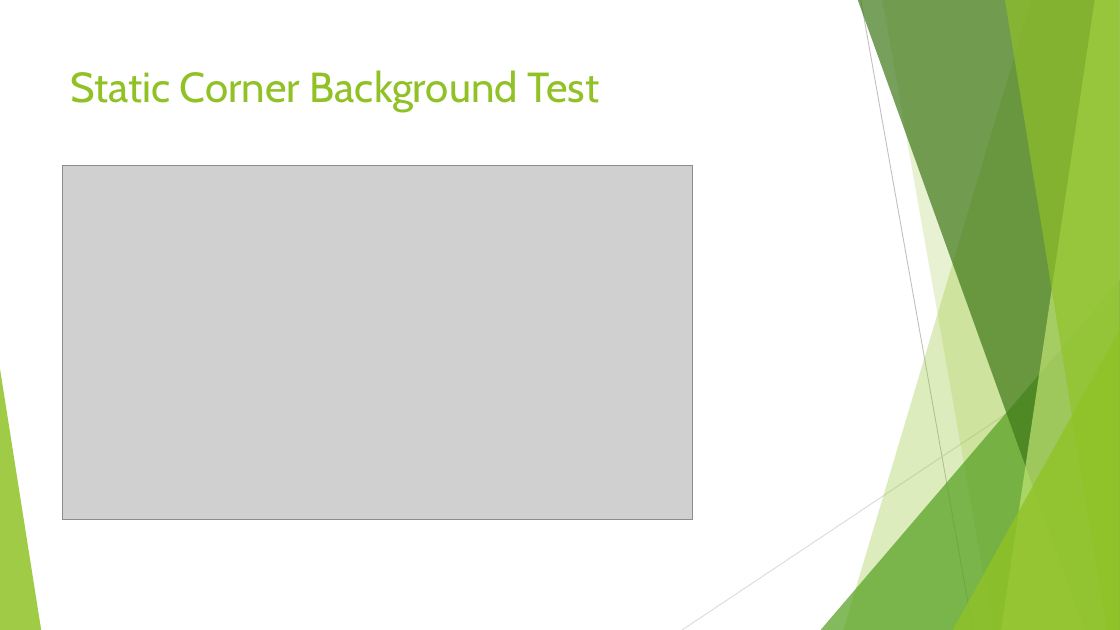
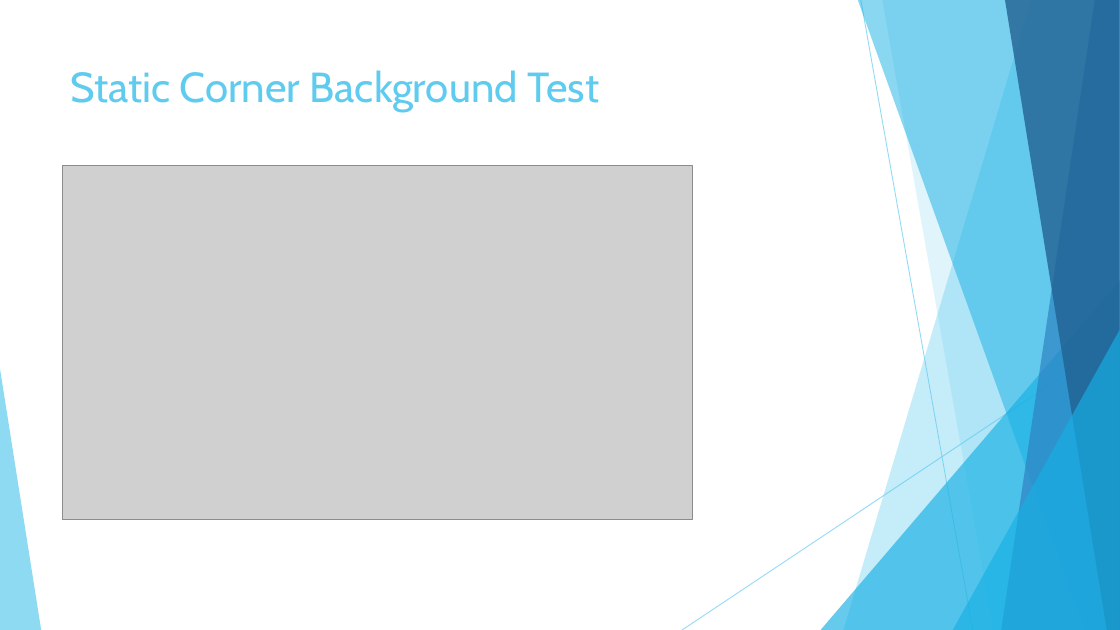
Before and after one commit to JiashuWu/NeuroGraph, a slide deck: slide 20 of Neurograph Project Presentation/Neurograph Presentation Jiashu Wu.pptx. Drawn at 1120x630 pixels with LibreOffice and Linux fonts; fonts in the diff are those of the drawing; grey boxes stand for pictures. Boxes give left, top, right and bottom in pixels: in the first picture for what was removed or moved away, otherwise in the second. Text is boxed around its words. In the diff, an @@ line names an element or a change of style, - is before the commit and + after.

```diff
--- a/Neurograph Project Presentation/Neurograph Presentation Jiashu Wu.pptx
+++ b/Neurograph Project Presentation/Neurograph Presentation Jiashu Wu.pptx
@@ freeform shape at box(844, 0, 1120, 630): fill #90C226 at 30% opacity to #5FCBEF at 36% opacity @@
@@ freeform shape at box(858, 0, 1120, 630): fill #3F7819 at 70% opacity to #17B0E4 at 50% opacity @@
@@ line (861, 0) - (973, 630): stroke #BFBFBF 0.75 pt to #5FCBEF 0.75 pt @@
@@ freeform shape at box(882, 0, 1120, 630): fill #90C226 at 20% opacity to #5FCBEF at 20% opacity @@
@@ freeform shape at box(1002, 0, 1120, 630): fill #C0E474 at 70% opacity to #2E83C3 at 70% opacity @@
@@ freeform shape at box(1005, 0, 1120, 630): fill #90C226 at 65% opacity to #226292 at 80% opacity @@
@@ title "Static Corner Background Test" at box(71, 70, 599, 112): text colour #90C226 to #5FCBEF @@
@@ triangle at box(821, 280, 1120, 630): fill #54A021 at 72% opacity to #17B0E4 at 66% opacity @@
@@ line (1120, 339) - (682, 630): stroke #D9D9D9 0.75 pt to #5FCBEF 0.75 pt @@
@@ triangle at box(953, 330, 1120, 630): fill #90C226 at 80% opacity to #17B0E4 at 66% opacity @@
@@ triangle at box(0, 369, 41, 630): fill #90C226 at 85% opacity to #5FCBEF at 70% opacity @@
```
Also in this commit, not shown: 14 other slides changed, 5 slides added, 1 other file.
